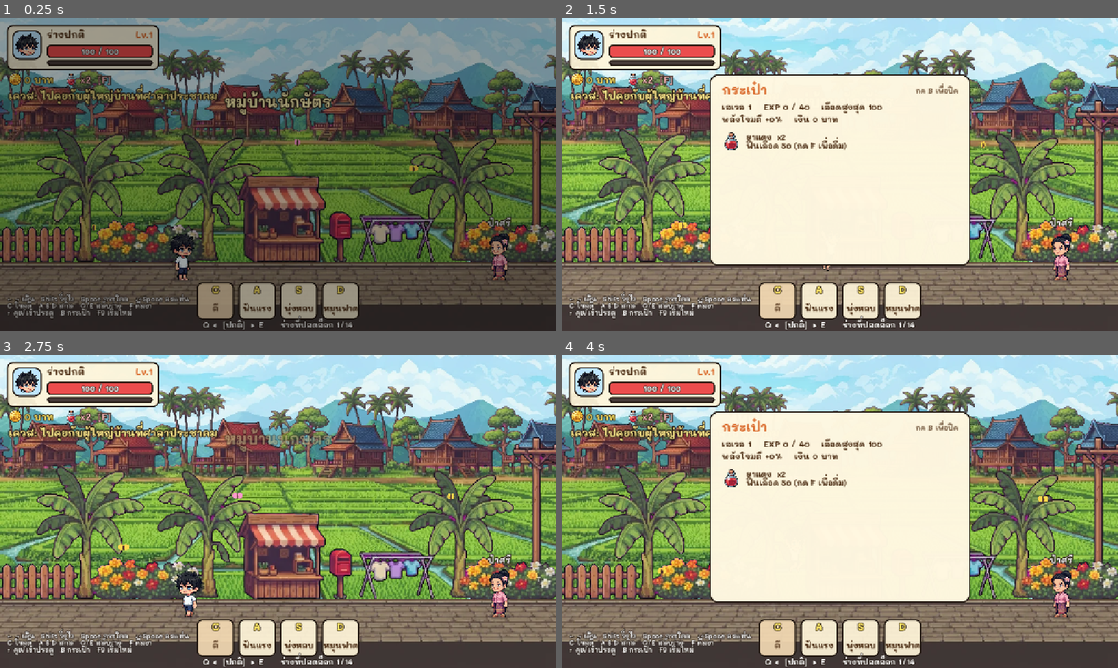
Above: before the commit, frames 1-4 (two rows, left to right).
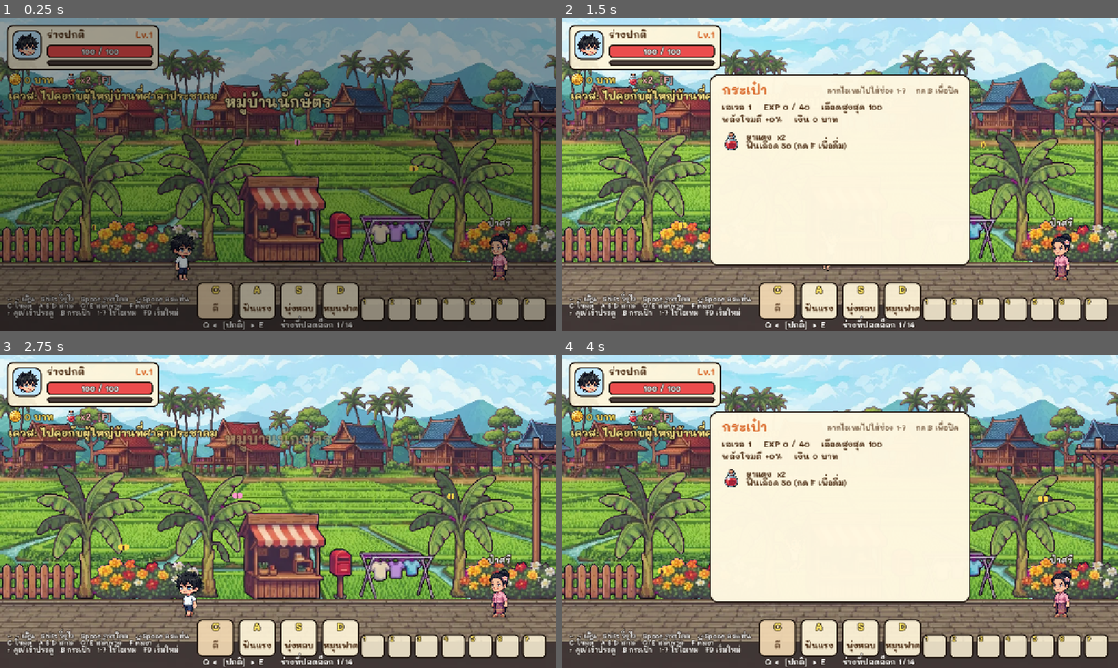
Above: after the commit, the same moments.

Repository: mozila023/naksat-saga
Game: Godot game, scene res://main.tscn
The game is run twice, just before and just after one commit, with the same random seed, the same clock (stepped at 60 frames per second) and the same inputs.
Inputs (mouse positions are in pixels of both pictures, inside the frame that each line leads up to):
- Up to frame 1 (0.25 s): no input
- Up to frame 2 (1.5 s): tap Enter at 0.5 s; move the mouse to (962, 158) at 0.52 s; hold Right (move_right) 0.53-1.25 s; tap B (bag) at 0.6 s; click (962, 158) at 0.67 s; tap Space (jump) at 0.77, 1.07 s; tap 6 (slot_6, bound only after the commit) at 0.8 s; drag from (728, 190) to (812, 237) at 1.27 s
- Up to frame 3 (2.75 s): move the mouse to (333, 442) at 2.02 s; hold Left (move_left) from 2.03 s (still down); tap 1 at 2.1 s; click (333, 442) at 2.17 s; tap B (bag) at 2.3 s
- Up to frame 4 (4 s): release Left (move_left) at 2.75 s; drag from (812, 574) to (673, 464) at 2.77 s; move the mouse to (1006, 558) at 3.52 s; hold Right (move_right) from 3.53 s (still down); tap B (bag) at 3.6 s; click (1006, 558) at 3.67 s; tap Space (jump) at 3.77 s; tap 1 at 3.8 s

The runs differ from the first frame. In frame 1, 2.2% of the frame differs, in the area x 17-99%, y 89-97%; in frame 2, 2.7%, in the area x 17-99%, y 20-97%; in frame 3, 2.4%; in frame 4, 2.7%.

Commit message:
Add 7-slot item hotbar with drag and drop from the bag
Co-Authored-By: Claude Fable 5.2 <noreply@anthropic.com>
Claude-Session: https://claude.ai/code/session_01J9NCfWgs9eBq1qjdwjHxHL

Diff:
--- a/entities/player/player.gd
+++ b/entities/player/player.gd
@@ -321,6 +321,17 @@
 		Game.hit_enemies(rect, _damage(_dash_dmg), global_position.x - facing * 10.0, 0.0, _dash_hit)
 
 
+## ใช้ไอเทมจากช่อง 1-7
+func use_item(id: String) -> void:
+	if id == "potion":
+		if Game.hp >= Game.max_hp:
+			Game.banner.emit("เลือดเต็มอยู่แล้ว")
+		else:
+			_drink_potion()
+	else:
+		Game.banner.emit("%s ใช้ไม่ได้ — เอาไปขายให้ลุงหมูได้" % Game.ITEMS[id]["name"])
+
+
 func _drink_potion() -> void:
 	if Game.use_potion():
 		visual.flash(Color(0.6, 2.4, 0.8), 0.35)
--- a/tests/smoke.gd
+++ b/tests/smoke.gd
@@ -135,7 +135,22 @@
 	await tap("bag")
 	check(main.hud._bag.visible, "bag opens")
 	await shot("04b_bag")
+	# ช่องไอเทม 1-7: ลากจากกระเป๋ามาใส่ แล้วกดเลขเพื่อใช้
+	var slot3 = main.hud._hot_slots[2]
+	var row = main.hud._bag_list.get_child(0)
+	check(Game.hotbar[2] == "", "hotbar starts empty")
+	var drag := {"item": row.item}  # ข้อมูลเดียวกับที่ได้ตอนลากแถวในกระเป๋า
+	check(slot3._can_drop_data(Vector2.ZERO, drag), "hotbar slot accepts a dragged item")
+	slot3._drop_data(Vector2.ZERO, drag)
+	check(Game.hotbar[2] == "potion", "dragged item lands in slot 3")
+	main.hud._hot_slots[5]._drop_data(Vector2.ZERO, {"item": "potion", "from_slot": 2})
+	check(Game.hotbar[5] == "potion" and Game.hotbar[2] == "", "item moves between slots")
+	await shot("04c_hotbar")
 	await tap("bag")
+	Game.add_item("potion", 1)
+	Game.set_hp(10.0)
+	await tap("slot_6")
+	check(Game.hp > 10.0, "number key uses the slot item")
 	Game.add_item("frog_leg", 3)
 	Game.money = 100
 	await frames(400)
--- a/ui/hud/hud.gd
+++ b/ui/hud/hud.gd
@@ -17,6 +17,7 @@
 var _bag: Panel
 var _bag_list: VBoxContainer
 var _bag_stats: Label
+var _hot_slots: Array = []
 var _quest_label: Label
 var _forms_label: Label
 var _banner: Label
@@ -50,6 +51,7 @@
 		_build_touch()
 
 	_build_bag()
+	_build_hotbar()
 	Game.stats_changed.connect(_refresh_stats)
 	_refresh_stats()
 	Game.hp_changed.connect(_refresh_hp)
@@ -183,6 +185,96 @@
 	_potion_label.text = "x%d  [F]" % Game.item_count("potion")
 	if _bag.visible:
 		_fill_bag()
+	for slot in _hot_slots:
+		slot.refresh()
+
+
+# ---------- ช่องไอเทม 1-7 ----------
+# ลากไอเทมจากกระเป๋ามาใส่ / กดเลข 1-7 หรือคลิกเพื่อใช้ / คลิกขวาเพื่อเอาออก / ลากสลับช่องกันได้
+
+func _build_hotbar() -> void:
+	var holder := Control.new()
+	var touch := DisplayServer.is_touchscreen_available()
+	holder.set_anchors_preset(Control.PRESET_TOP_RIGHT if touch else Control.PRESET_BOTTOM_RIGHT)
+	holder.mouse_filter = Control.MOUSE_FILTER_IGNORE
+	_root.add_child(holder)
+	for i in Game.HOTBAR_SIZE:
+		var slot := HotSlot.new()
+		slot.index = i
+		slot.hud = self
+		slot.position = Vector2(-16 - (Game.HOTBAR_SIZE - i) * 62.0, 16 if touch else -78)
+		slot.size = Vector2(56, 56)
+		holder.add_child(slot)
+		slot.build()
+		_hot_slots.append(slot)
+
+
+class HotSlot extends Panel:
+	var index := 0
+	var hud: Hud
+	var _icon: TextureRect
+	var _count: Label
+
+	func build() -> void:
+		add_theme_stylebox_override("panel", hud._box(Color(1.0, 0.96, 0.85, 0.85), 10))
+		mouse_filter = Control.MOUSE_FILTER_STOP
+		_icon = hud._icon("coin", 40)
+		_icon.position = Vector2(8, 10)
+		_icon.size = Vector2(40, 40)
+		add_child(_icon)
+		var key := hud._label(str(index + 1), 15, Color(1.0, 0.9, 0.4), 5)
+		key.position = Vector2(6, 0)
+		add_child(key)
+		_count = hud._label("", 15, Color.WHITE, 5)
+		_count.position = Vector2(0, 34)
+		_count.size = Vector2(52, 20)
+		_count.horizontal_alignment = HORIZONTAL_ALIGNMENT_RIGHT
+		add_child(_count)
+		refresh()
+
+	func refresh() -> void:
+		var id: String = Game.hotbar[index]
+		if id == "":
+			_icon.visible = false
+			_count.text = ""
+			tooltip_text = "ช่อง %d (ว่าง) — ลากไอเทมจากกระเป๋ามาใส่" % (index + 1)
+		else:
+			var n := Game.item_count(id)
+			_icon.visible = true
+			_icon.texture = load("res://assets/art/items/item_%s.png" % Game.ITEMS[id]["icon"])
+			_icon.modulate = Color.WHITE if n > 0 else Color(1, 1, 1, 0.35)
+			_count.text = "x%d" % n
+			tooltip_text = "%s — กด %d เพื่อใช้ / คลิกขวาเพื่อเอาออก" % [Game.ITEMS[id]["name"], index + 1]
+
+	func _gui_input(event: InputEvent) -> void:
+		if event is InputEventMouseButton and event.pressed:
+			if event.button_index == MOUSE_BUTTON_RIGHT:
+				Game.set_hotbar(index, "")
+			elif event.button_index == MOUSE_BUTTON_LEFT and event.double_click:
+				Game.use_hotbar(index)
+
+	func _get_drag_data(_at: Vector2) -> Variant:
+		var id: String = Game.hotbar[index]
+		if id == "":
+			return null
+		set_drag_preview(hud._icon(Game.ITEMS[id]["icon"], 44))
+		return {"item": id, "from_slot": index}
+
+	func _can_drop_data(_at: Vector2, data: Variant) -> bool:
+		return data is Dictionary and data.has("item")
+
+	func _drop_data(_at: Vector2, data: Variant) -> void:
+		Game.set_hotbar(index, data["item"])
+
+
+## แถวไอเทมในกระเป๋า (ลากไปใส่ช่อง 1-7 ได้)
+class BagRow extends HBoxContainer:
+	var item := ""
+	var hud: Hud
+
+	func _get_drag_data(_at: Vector2) -> Variant:
+		set_drag_preview(hud._icon(Game.ITEMS[item]["icon"], 44))
+		return {"item": item}
 
 
 # ---------- กระเป๋า (กด B) ----------
@@ -198,9 +290,9 @@
 	var title := _label("กระเป๋า", 30, Color(0.85, 0.4, 0.15), 0)
 	title.position = Vector2(28, 14)
 	_bag.add_child(title)
-	var hint := _label("กด B เพื่อปิด", 16, Color(0.5, 0.4, 0.3), 0)
-	hint.position = Vector2(380, 26)
-	hint.size = Vector2(192, 24)
+	var hint := _label("ลากไอเทมไปใส่ช่อง 1-7    กด B เพื่อปิด", 16, Color(0.5, 0.4, 0.3), 0)
+	hint.position = Vector2(200, 26)
+	hint.size = Vector2(372, 24)
 	hint.horizontal_alignment = HORIZONTAL_ALIGNMENT_RIGHT
 	_bag.add_child(hint)
 	_bag_stats = _label("", 19, Color(0.3, 0.18, 0.08), 0)
@@ -230,7 +322,11 @@
 			continue
 		any = true
 		var info: Dictionary = Game.ITEMS[id]
-		var row := HBoxContainer.new()
+		var row := BagRow.new()
+		row.item = id
+		row.hud = self
+		row.mouse_filter = Control.MOUSE_FILTER_STOP
+		row.mouse_default_cursor_shape = Control.CURSOR_DRAG
 		row.add_theme_constant_override("separation", 12)
 		row.add_child(_icon(info["icon"], 44))
 		var text := "%s  x%d\n%s" % [info["name"], count, info["desc"]]
@@ -439,7 +535,7 @@
 func _build_help() -> void:
 	if DisplayServer.is_touchscreen_available():
 		return
-	var help := _label("← → เดิน   Shift วิ่งไว   Space กระโดด   ↓+Space ลงแท่น\nC โจมตี   A S D สกิล   Q/E สลับร่าง   F ดื่มยา\n↑ คุย/เข้าประตู   B กระเป๋า   F9 เริ่มใหม่", 15, Color(1, 1, 1, 0.92), 5)
+	var help := _label("← → เดิน   Shift วิ่งไว   Space กระโดด   ↓+Space ลงแท่น\nC โจมตี   A S D สกิล   Q/E สลับร่าง   F ดื่มยา\n↑ คุย/เข้าประตู   B กระเป๋า   1-7 ใช้ไอเทม   F9 เริ่มใหม่", 15, Color(1, 1, 1, 0.92), 5)
 	help.set_anchors_preset(Control.PRESET_BOTTOM_LEFT)
 	help.position = Vector2(16, -84)
 	help.add_theme_constant_override("line_spacing", -4)
@@ -452,6 +548,10 @@
 	_dlg_delay = maxf(_dlg_delay - delta, 0.0)
 	if Input.is_action_just_pressed("bag") and not Game.in_dialogue:
 		toggle_bag()
+	if not Game.in_dialogue:
+		for i in Game.HOTBAR_SIZE:
+			if Input.is_action_just_pressed("slot_%d" % (i + 1)):
+				Game.use_hotbar(i)
 	if Game.in_dialogue and (Input.is_action_just_pressed("interact") or Input.is_action_just_pressed("attack") or Input.is_action_just_pressed("jump")):
 		_advance_dialogue()
 
--- a/utilities/game.gd
+++ b/utilities/game.gd
@@ -49,6 +49,8 @@
 var exp := 0
 var money := 0
 var items := {"potion": 2}  # รหัสไอเทม -> จำนวน
+const HOTBAR_SIZE := 7
+var hotbar: Array = ["", "", "", "", "", "", ""]  # ช่องไอเทม 1-7 (รหัสไอเทม หรือ "" = ว่าง)
 
 var in_dialogue := false
 var _dialogue_done := Callable()
@@ -77,6 +79,8 @@
 	_add_action("form_next", [KEY_E])
 	_add_action("use_potion", [KEY_F])
 	_add_action("bag", [KEY_B])
+	for i in HOTBAR_SIZE:
+		_add_action("slot_%d" % (i + 1), [KEY_1 + i])
 
 
 func _add_action(action: String, keys: Array) -> void:
@@ -244,6 +248,30 @@
 	save_game()
 
 
+## ใส่ไอเทมลงช่อง 1-7 (id = "" คือเอาออก) ไอเทมเดียวกันอยู่ได้ช่องเดียว
+func set_hotbar(index: int, id: String) -> void:
+	if index < 0 or index >= HOTBAR_SIZE:
+		return
+	if id != "":
+		for i in HOTBAR_SIZE:
+			if hotbar[i] == id:
+				hotbar[i] = hotbar[index]  # สลับที่กับของเดิมในช่องปลายทาง
+	hotbar[index] = id
+	stats_changed.emit()
+	save_game()
+
+
+## กดใช้ไอเทมในช่อง 1-7
+func use_hotbar(index: int) -> void:
+	var id: String = hotbar[index]
+	if id == "" or player == null or player.dead:
+		return
+	if item_count(id) <= 0:
+		banner.emit("%s หมดแล้ว" % ITEMS[id]["name"])
+		return
+	player.use_item(id)
+
+
 ## ดื่มยาแดง คืนค่า true ถ้าดื่มได้
 func use_potion() -> bool:
 	if item_count("potion") <= 0 or hp >= max_hp or hp <= 0.0:
@@ -360,6 +388,7 @@
 	cfg.set_value("game", "exp", exp)
 	cfg.set_value("game", "money", money)
 	cfg.set_value("game", "items", items)
+	cfg.set_value("game", "hotbar", hotbar)
 	cfg.save(SAVE_PATH)
 
 
@@ -382,6 +411,9 @@
 	for id in saved_items:
 		if ITEMS.has(id):
 			items[id] = int(saved_items[id])
+	var saved_bar: Array = cfg.get_value("game", "hotbar", [])
+	for i in mini(saved_bar.size(), HOTBAR_SIZE):
+		hotbar[i] = saved_bar[i] if ITEMS.has(saved_bar[i]) else ""
 	_apply_level()
 	hp = max_hp
 
@@ -395,6 +427,7 @@
 	exp = 0
 	money = 0
 	items = {"potion": 2}
+	hotbar = ["", "", "", "", "", "", ""]
 	_apply_level()
 	hp = max_hp
 	save_game()
Not shown, changed: CLAUDE.md
